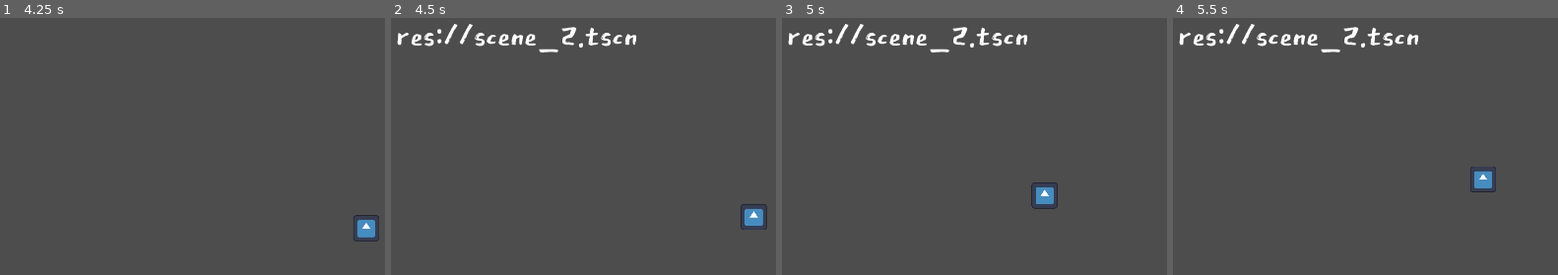
Above: before the commit, frames 1-4 (left to right).
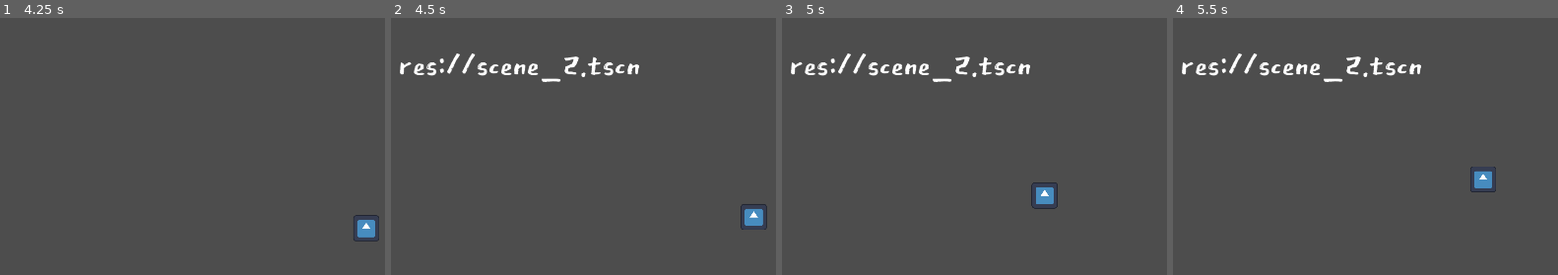
Above: after the commit, the same moments.

Repository: Relapson/Point-N-Click
Game: Godot game, scene res://main.tscn
Two runs of this game, one before a commit and one after it. Both use one fixed random seed, a clock stepped at 60 frames per second and the inputs below. The engine's default icon, where the game draws it, is replaced by a stand-in: a white triangle on a blue panel in a dark square.
Inputs (mouse positions are in pixels of both pictures, inside the frame that each line leads up to):
- Up to frame 1 (4.25 s): tap Enter at 0.5 s; move the mouse to (outside the picture) at 0.52 s; click (outside the picture) at 0.6 s; move the mouse to (115, 200) at 1.27 s; right-click (115, 200) at 1.35 s; click (115, 200) at 1.42 s; move the mouse to (350, 82) at 2.02 s; click (350, 82) at 2.1 s; move the mouse to (234, 267) at 2.77 s; right-click (234, 267) at 2.85 s; click (234, 267) at 2.92 s; move the mouse to (outside the picture) at 3.52 s; click (outside the picture) at 3.6 s
- Up to frame 2 (4.5 s): move the mouse to (429, 113) at 4.27 s; right-click (429, 113) at 4.35 s; click (429, 113) at 4.42 s
- Up to frame 3 (5 s): no input
- Up to frame 4 (5.5 s): move the mouse to (1484, 179) at 5.02 s; click (1484, 179) at 5.1 s

Frame 1 is identical in both runs. In frame 2, 3.0% of the frame differs, in the area x 1-65%, y 2-25%; in frame 3, 3.0%; in frame 4, 3.0%.

Commit message:
leavearea fortgeführt

Diff:
--- a/Characters/Player.tscn
+++ b/Characters/Player.tscn
@@ -7,15 +7,15 @@
 size = Vector2(120, 120)
 
 [node name="Player" type="CharacterBody2D"]
-position = Vector2(821, 339)
+position = Vector2(865, 356)
 script = ExtResource("1_7xxd5")
 metadata/_edit_group_ = true
+
+[node name="Sprite2D" type="Sprite2D" parent="."]
+texture = ExtResource("1_77i3w")
 
 [node name="CollisionShape2D" type="CollisionShape2D" parent="."]
 position = Vector2(0, -1)
 shape = SubResource("RectangleShape2D_5vaji")
 
-[node name="Sprite2D" type="Sprite2D" parent="."]
-texture = ExtResource("1_77i3w")
-
 [node name="NavigationAgent2D" type="NavigationAgent2D" parent="."]
--- a/Control/leave_area_hotspot.gd
+++ b/Control/leave_area_hotspot.gd
@@ -18,3 +18,7 @@
 	if Input.is_action_just_pressed("mouse_right") and showing:
 		$RoomName.hide()
 		showing = false
+
+func _on_player_body_entered(body):
+	print(body)
+	# switch the scene here
--- a/Control/leave_area_hotspot.tscn
+++ b/Control/leave_area_hotspot.tscn
@@ -19,4 +19,5 @@
 theme_override_font_sizes/font_size = 100
 text = "Lorem"
 
+[connection signal="body_entered" from="." to="." method="_on_player_body_entered"]
 [connection signal="input_event" from="." to="." method="_on_input_event"]
--- a/main.tscn
+++ b/main.tscn
@@ -21,7 +21,7 @@
 scale = Vector2(0.5, 0.5)
 
 [node name="LeaveAreaHotspot" parent="." instance=ExtResource("2_mbrql")]
-position = Vector2(-516, -364)
+position = Vector2(-510, -292)
 next_room = ExtResource("3_ajpyp")
 room_name = "ding"
 
@@ -29,7 +29,7 @@
 polygon = PackedVector2Array(713, 515, 705, 849, 1164, 801, 1087, 509)
 
 [node name="LeaveAreaHotspot2" parent="." instance=ExtResource("2_mbrql")]
-position = Vector2(550, -456)
+position = Vector2(568, -394)
 next_room = ExtResource("4_krcuc")
 room_name = "dong"
 
